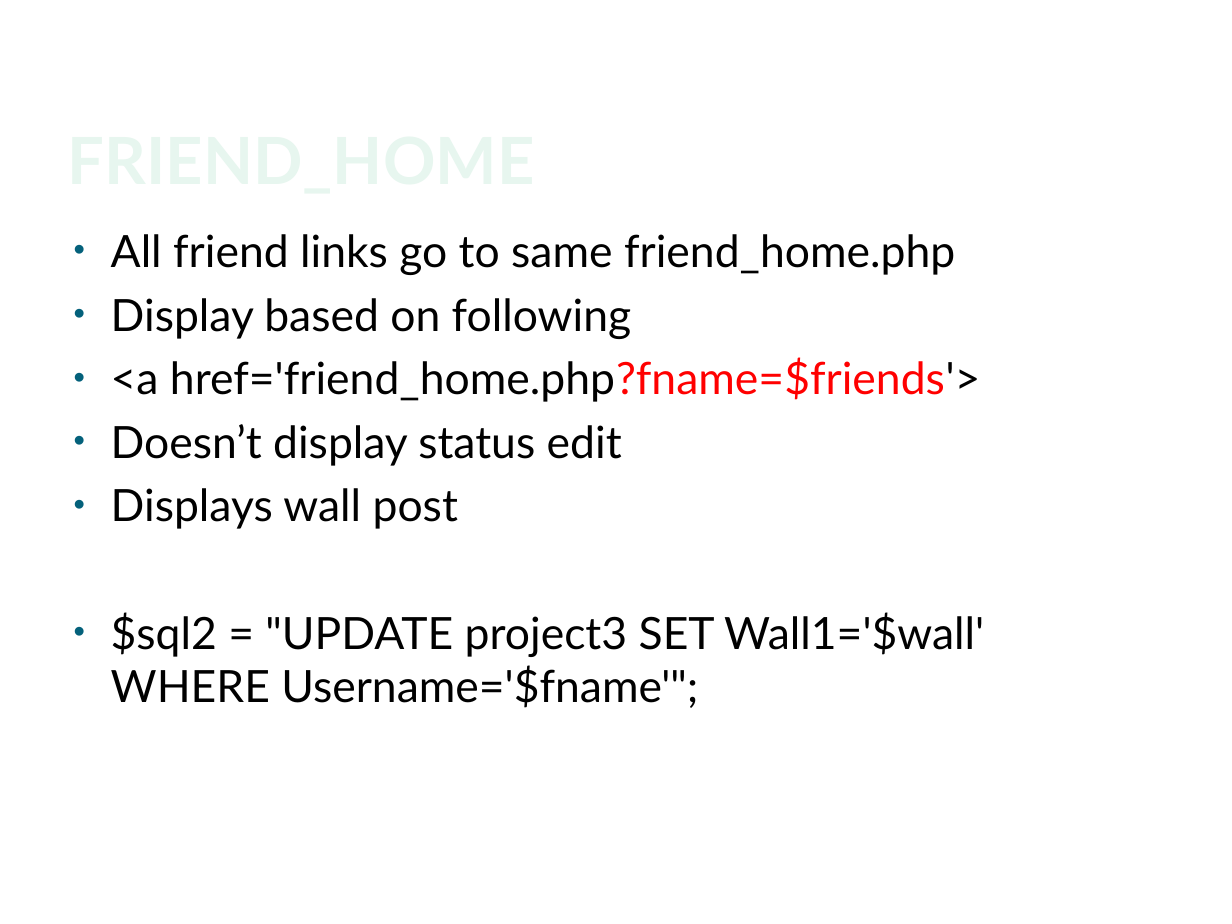
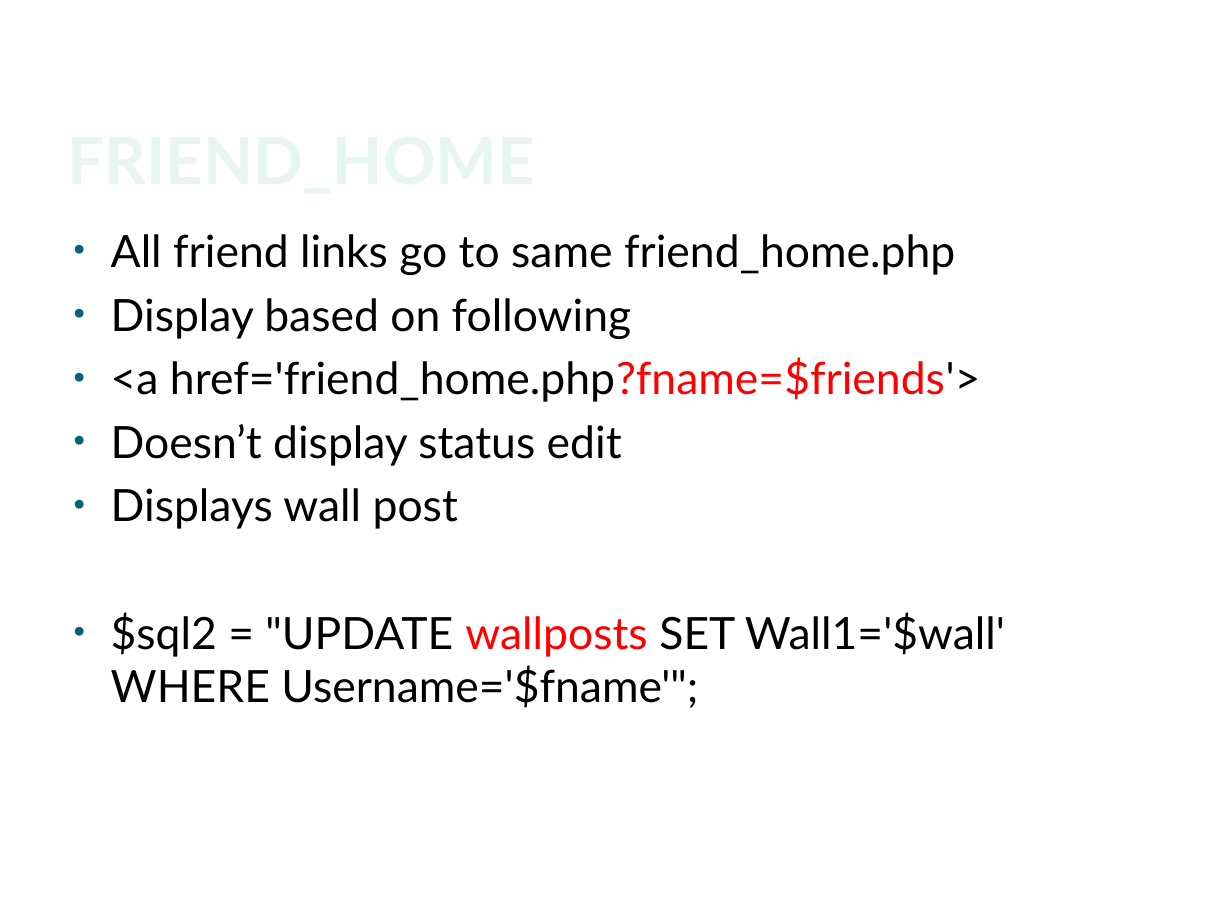
Before and after one commit to JaySao/FaceSpace, a slide deck: slide 15 of Facespace.pptx. Drawn at 1232x924 pixels with LibreOffice and Linux fonts; fonts in the diff are those of the drawing; background and template pictures are left out. Boxes give left, top, right and bottom in pixels: in the first picture for what was removed or moved away, otherwise in the second. Text is boxed around its words. In the diff, an @@ line names an element or a change of style, - is before the commit and + after.

```diff
--- a/Facespace.pptx
+++ b/Facespace.pptx
@@ text at bbox=[111, 612, 1005, 708]: text changed @@
-• $sql2 = "UPDATE project3 SET Wall1='$wall' WHERE Username='$fname'";
+• $sql2 = "UPDATE wallposts SET Wall1='$wall' WHERE Username='$fname'";
```
Also in this commit, not shown: 3 other slides changed.
